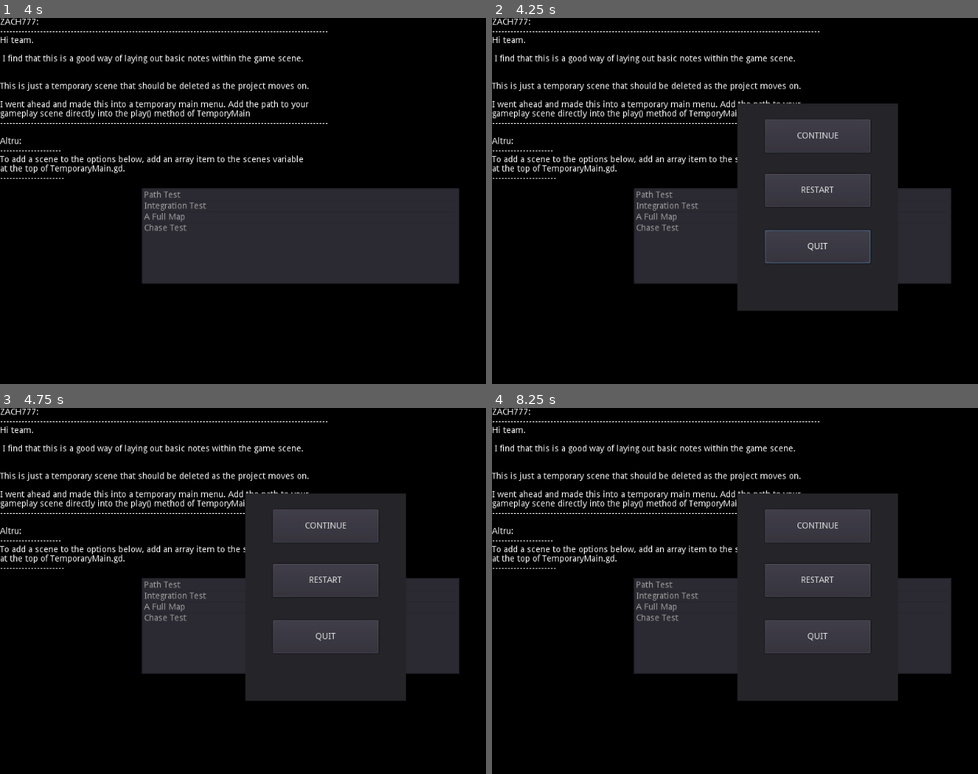
Above: before the commit, frames 1-4 (two rows, left to right).
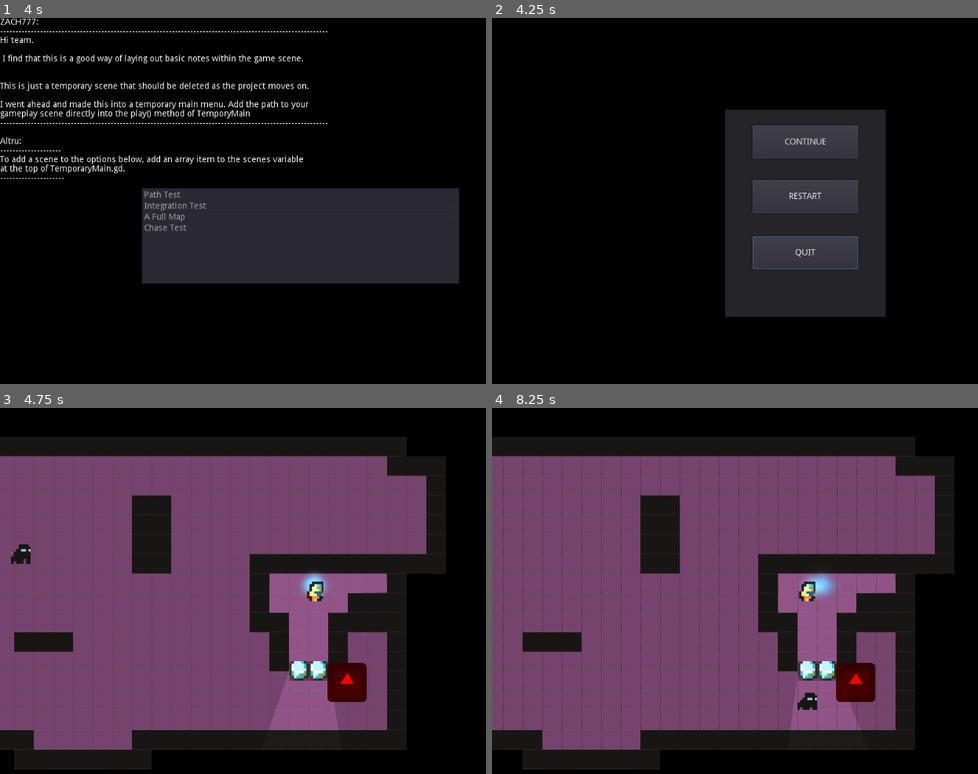
Above: after the commit, the same moments.

Repository: MxAshUp/godot-wild-jam-2
Game: Godot game, scene res://TemporaryMain.tscn
Same seed, same stepped clock (60 frames per second), same inputs: the game is played once before the commit and once after it. The engine's default icon, where the game draws it, is replaced by a stand-in: a white triangle on a blue panel in a dark square.
Inputs (mouse positions are in pixels of both pictures, inside the frame that each line leads up to):
- Up to frame 1 (4 s): tap Enter at 0.5, 2, 3.5 s; hold Right (ui_right) 0.53-1.28 s; tap Ctrl (interact) every 0.75 s from 0.6 to 3.6 s; tap Space (jump) at 0.77, 1.25, 1.52, 2.75, 3.02, 3.77 s; hold Down (ui_down) 1.28-2.03 s; hold Right (ui_right) 2.03-2.78 s; hold Up (ui_up) 2.78-3.53 s; hold Left (ui_left) from 3.53 s (still down)
- Up to frame 2 (4.25 s): keep holding Left (ui_left); tap Escape (pause) at 4.15 s
- Up to frame 3 (4.75 s): release Left (ui_left) at 4.25 s; click "RESTART" at 4.25 s
- Up to frame 4 (8.25 s): click (817, 580) at 5 s, where only the run before the commit has a clickable "RESTART"; click (817, 580) at 5.75 s, where only the run before the commit has a clickable "RESTART"; click (817, 525) at 6.5 s, where only the run before the commit has a clickable "CONTINUE"; click (817, 525) at 7.25 s, where only the run before the commit has a clickable "CONTINUE"; hold Left (ui_left) from 8.03 s (still down); tap Ctrl (interact) at 8.1 s

Frame 1 is identical in both runs. In frame 2, 17% of the frame differs, in the area x 0-95%, y 0-82%; in frame 3, 63%; in frame 4, 65%, in the area x 0-96%, y 0-99%.
Error after the commit: Invalid call. Nonexistent function 'get_signal_list' in base 'Nil'. (res://LevelComponents/Hostage.gd:151)

Commit message:
Improved pause, now centers with camera

Diff:
--- a/Global/Pause.gd
+++ b/Global/Pause.gd
@@ -23,10 +23,13 @@
 		if self.visible == false :
 			$Panel/Quit.grab_focus()
 			self.show()
+			GameCamera.set_target(self)
+			SceneBrowser.get_current_scene().hide()
 
 		else:
 			get_tree().paused = false
 			self.hide()
+			SceneBrowser.get_current_scene().show()
 
 
 func restart_pressed():
--- a/Global/Pause.tscn
+++ b/Global/Pause.tscn
@@ -14,10 +14,10 @@
 anchor_top = 0.0
 anchor_right = 0.0
 anchor_bottom = 0.0
-margin_left = 400.0
-margin_top = 140.0
-margin_right = 662.0
-margin_bottom = 479.0
+margin_left = -132.0
+margin_top = -150.0
+margin_right = 130.0
+margin_bottom = 189.0
 rect_pivot_offset = Vector2( 0, 0 )
 rect_clip_content = false
 mouse_filter = 1
@@ -50,6 +50,9 @@
 flat = false
 align = 1
 _sections_unfolded = [ "Rect" ]
+__meta__ = {
+"_edit_group_": true
+}
 
 [node name="Restart" type="Button" parent="Panel"]
 anchor_left = 0.0
--- a/Global/SceneBrowser.gd
+++ b/Global/SceneBrowser.gd
@@ -21,6 +21,10 @@
 	new = load( new )
 	get_tree().change_scene_to( new )
  #end
+
+
+func get_current_scene() -> Node:
+	return get_tree().current_scene
 
 
 func change_scene_with_load( scene_name, loader_name = "Hi" ):
